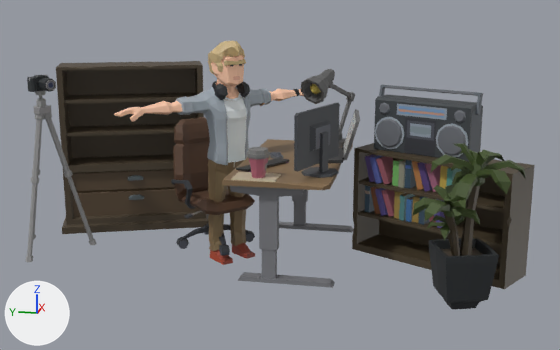
The glTF model models/Chel/chel.glb, before and after one commit.
Before and after are seen from a camera (50 mm lens) standing at (-6.21, -1.39, 2.23) and looking at (-0.1, -0.17, 0.7). Lighting does not change. The marker at lower left points along +X, +Y and +Z. Where no turn or scale is listed for an object, it has been applied to the vertices. Vertices at the same position are counted once.

The first picture shows 'Audioplayer', 'Books1', 'Books2', 'Chair', 'Desk', 'Monitor', 'Plant', 'SM_Chr_Developer_Male_01.001', 'SM_Prop_Camera_Tripod_01', 'SM_Prop_DeskLamp_05_Lamp_01', 'SM_Prop_Shelf_05', 'Shelf2'.
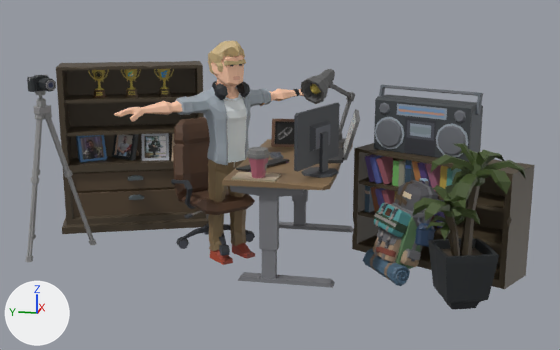
The change, as a diff of the scene's bpy script:
```diff
--- a/models/Chel/chel.glb.py
+++ b/models/Chel/chel.glb.py
@@ me_mesh_001 @@
-me_mesh_001.from_pydata(...)  # 134 vertices, 228 faces; spans x -0.45..0.45, y -0.72..0.72, z 0.0..1.52
+me_mesh_001.from_pydata(...)  # 1053 vertices, 1964 faces; spans x -0.45..0.45, y -0.72..0.72, z 0.0..1.52
+# me_mesh_001 part 1: 815 vertices added at x -0.18..0.15, y -0.37..0.36, z 1.23..1.49
+# me_mesh_001 part 2: 104 vertices added at x -0.23..0.22, y -0.61..0.51, z 0.62..0.89
 me_mesh_001.materials.append(mat_lambert1_001)
+me_mesh_001.materials.append(mat_lambert1_005)  # picture img_texture
+me_mesh_001.materials.append(mat_lambert1_009)  # picture img_texture
+me_mesh_001.materials.append(mat_lambert1_010)  # picture img_texture
+me_mesh_001.materials.append(mat_lambert1_011)  # picture img_texture
+me_mesh_001.materials.append(mat_lambert1_013)  # picture img_texture
+me_mesh_001.materials.append(mat_lambert1_014)  # picture img_texture
+me_mesh_001.materials.append(mat_lambert1_015)  # picture img_texture
@@ ob_backpack @@
+ob_backpack = bpy.data.objects.new('Backpack', me_mesh_006)  # 1458 vertices, 2662 faces; spans x -0.427..0.153, y -0.087..0.495, z -0.399..0.375; in mat_lambert274 (picture img_texture)
+ob_backpack.location = (-0.107, -1.367, 0.358)
@@ ob_sm_prop_photo_04_004 @@
+ob_sm_prop_photo_04_004 = bpy.data.objects.new('SM_Prop_Photo_04.004', me_mesh_019)  # 26 vertices, 44 faces; spans x -0.114..0.106, y -0.132..0.125, z -0.006..0.251; in mat_lambert1_012 (picture img_texture)
+ob_sm_prop_photo_04_004.location = (0.599, -0.088, 0.807)
```

Location of each change, [x1, y1, x2, y2] in pixels of the pictures (560 x 350 px):
'Backpack', added
    after: [363, 178, 438, 286]
'SM_Prop_Photo_04.004', added
    after: [271, 119, 294, 147]
part 1 of me_mesh_001, added (brown)
    after: [88, 69, 174, 98]
part 2 of me_mesh_001, added
    after: [76, 133, 176, 162]
